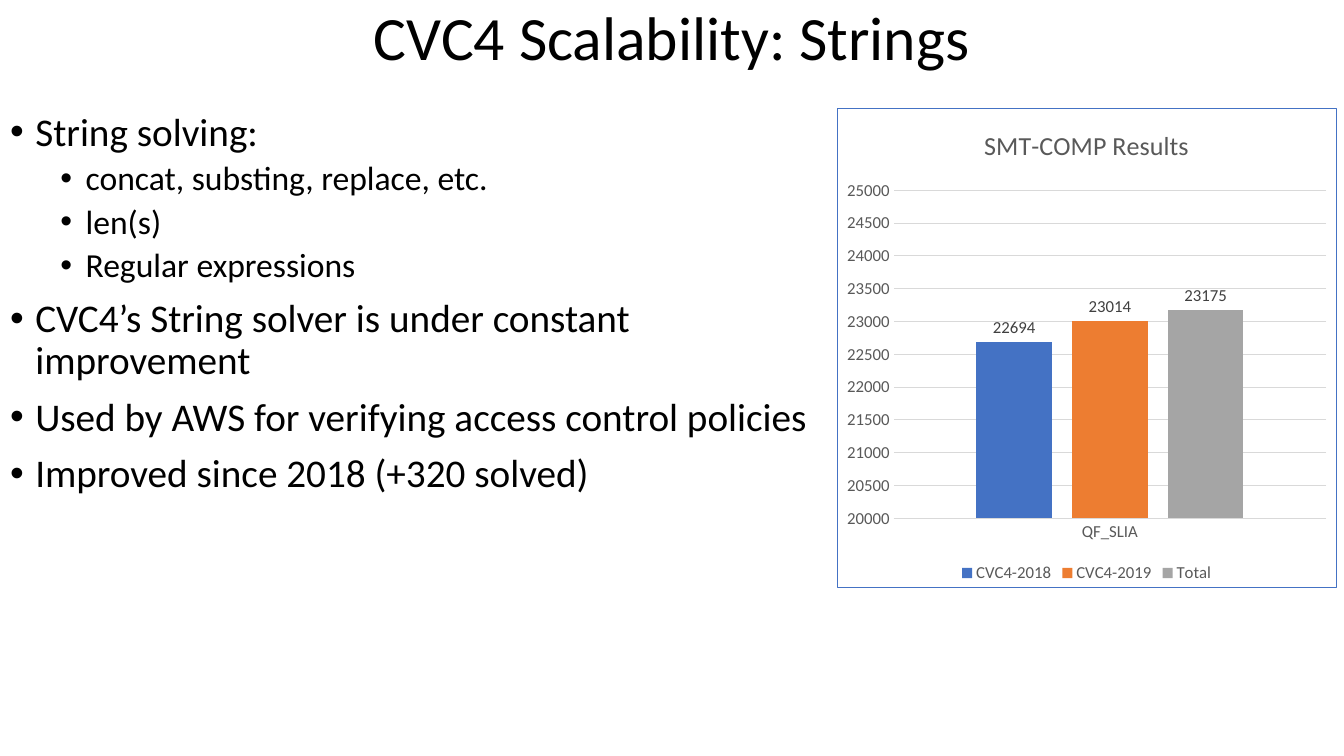
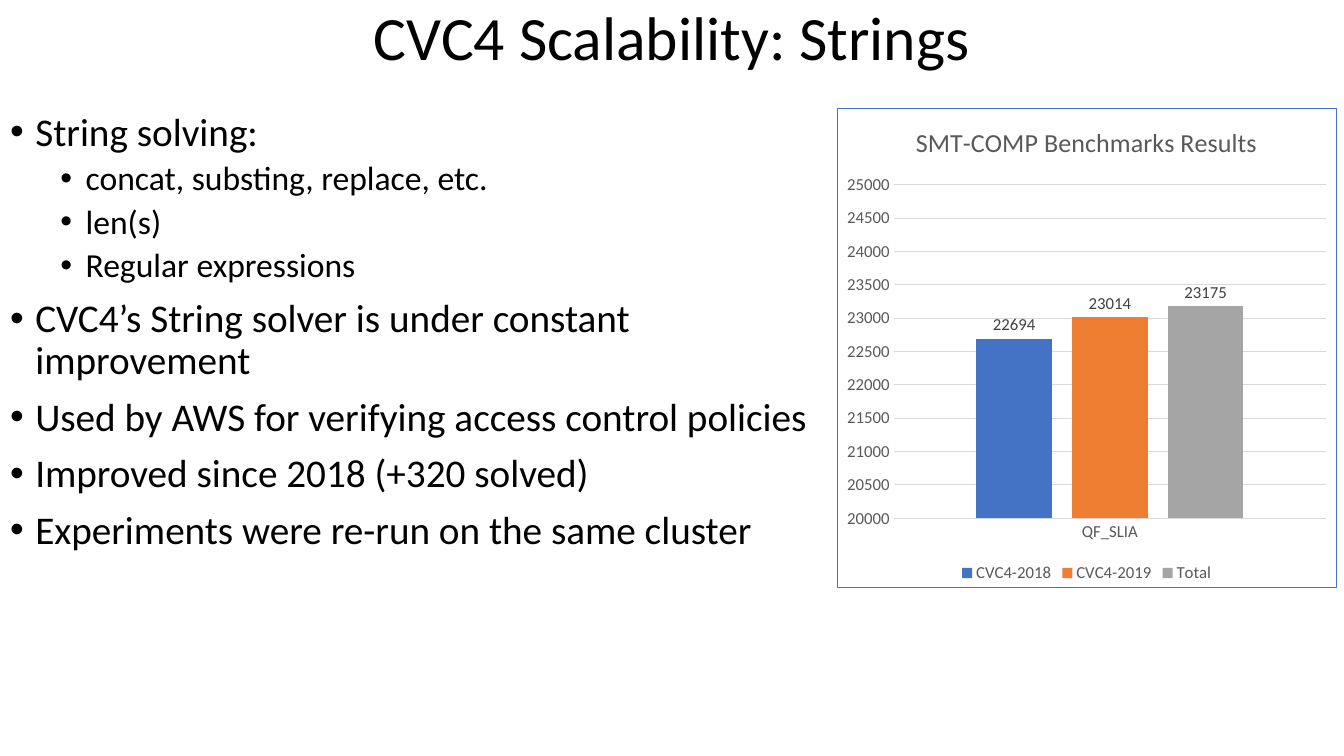
Before and after one commit to yoni206/hermes, a slide deck: slide 6 of PI-Aug-2019-stats/pres/pi.pptx. Drawn at 1344x756 pixels with LibreOffice and Linux fonts; fonts in the diff are those of the drawing. Boxes give left, top, right and bottom in pixels: in the first picture for what was removed or moved away, otherwise in the second. Text is boxed around its words. In the diff, an @@ line names an element or a change of style, - is before the commit and + after.

Commit message:
minor

```diff
--- a/PI-Aug-2019-stats/pres/pi.pptx
+++ b/PI-Aug-2019-stats/pres/pi.pptx
@@ column chart at [837,108,1336,588] @@
@@ title "SMT-COMP Results " to "SMT-COMP Benchmarks Results " @@
@@ text at [35,516,752,551]: paragraph added @@
+• Experiments were re-run on the same cluster
```
Also in this commit, not shown: 1 other slide changed.
